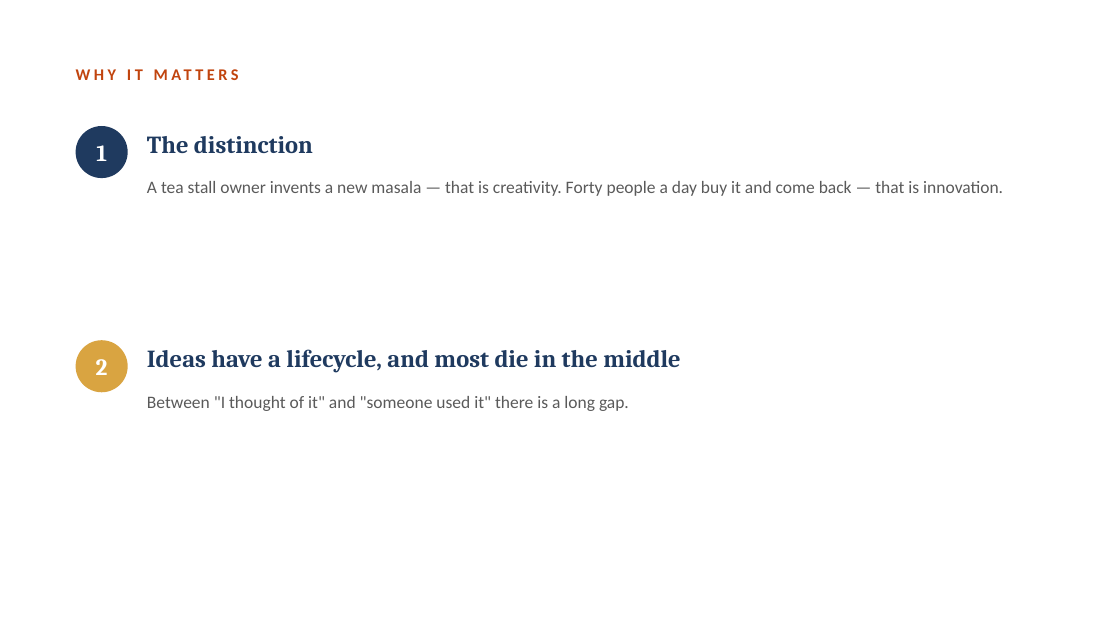
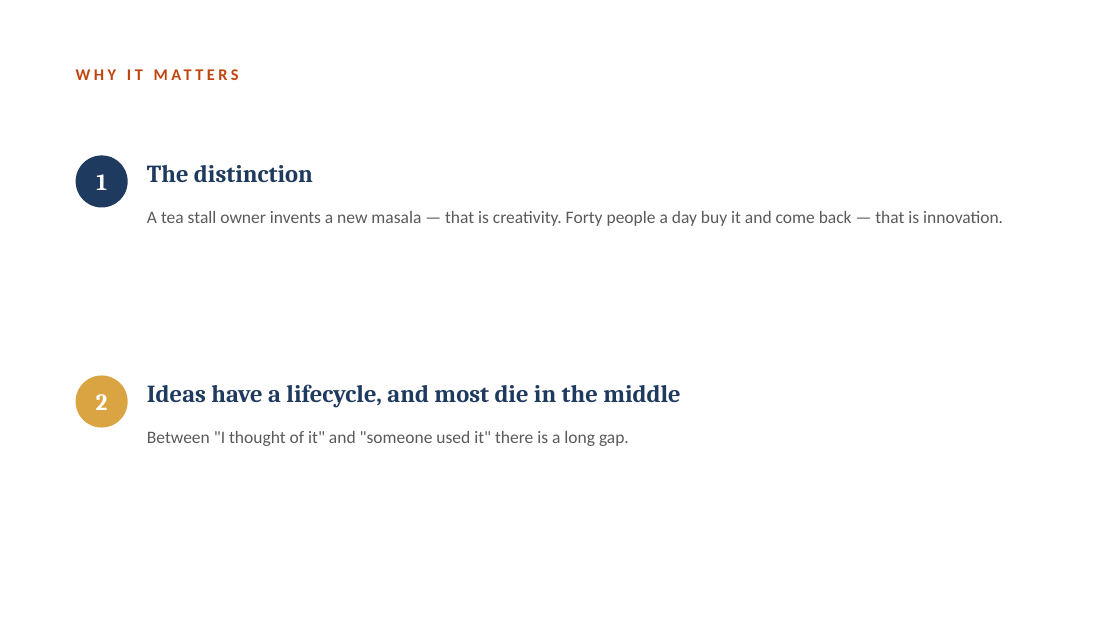
Before and after one commit to drshelkeabhijeet/MANB109-Creativity-and-Innovations, a slide deck: slide 3 of slides/slides_lec_01.pptx. Drawn at 1120x630 pixels with LibreOffice and Linux fonts; fonts in the diff are those of the drawing. Boxes give left, top, right and bottom in pixels: in the first picture for what was removed or moved away, otherwise in the second. Text is boxed around its words. In the diff, an @@ line names an element or a change of style, - is before the commit and + after.

```diff
--- a/slides/slides_lec_01.pptx
+++ b/slides/slides_lec_01.pptx
@@ 3 texts, 1 ellipse: place and size @@
-3 texts, 1 ellipse at (76,126,1003,196)
+3 texts, 1 ellipse at (76,155,1003,226)
@@ 3 texts, 1 ellipse: place and size @@
-3 texts, 1 ellipse at (76,340,680,411)
+3 texts, 1 ellipse at (76,376,680,446)
```
Also in this commit, not shown: 1 other slide changed, 31 other files.
